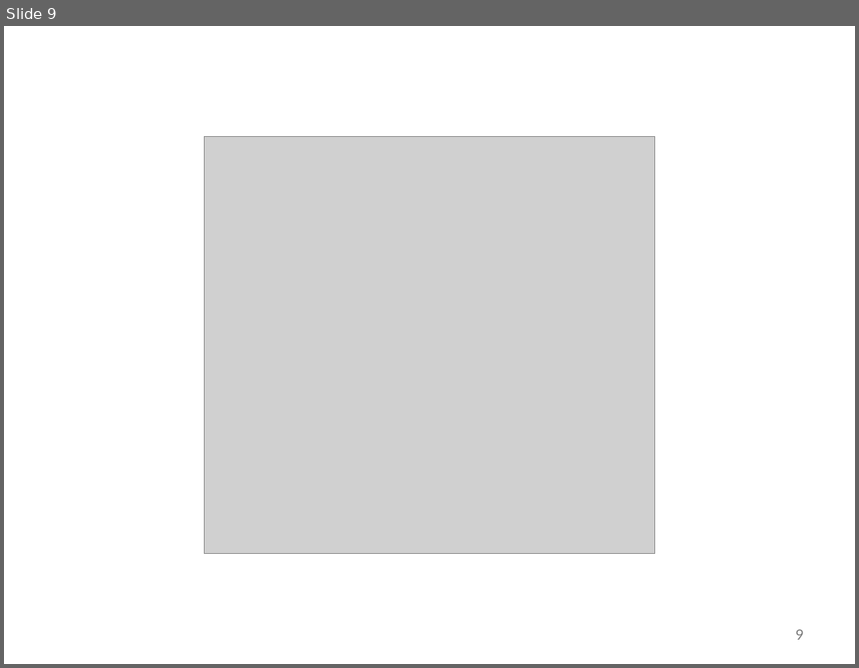
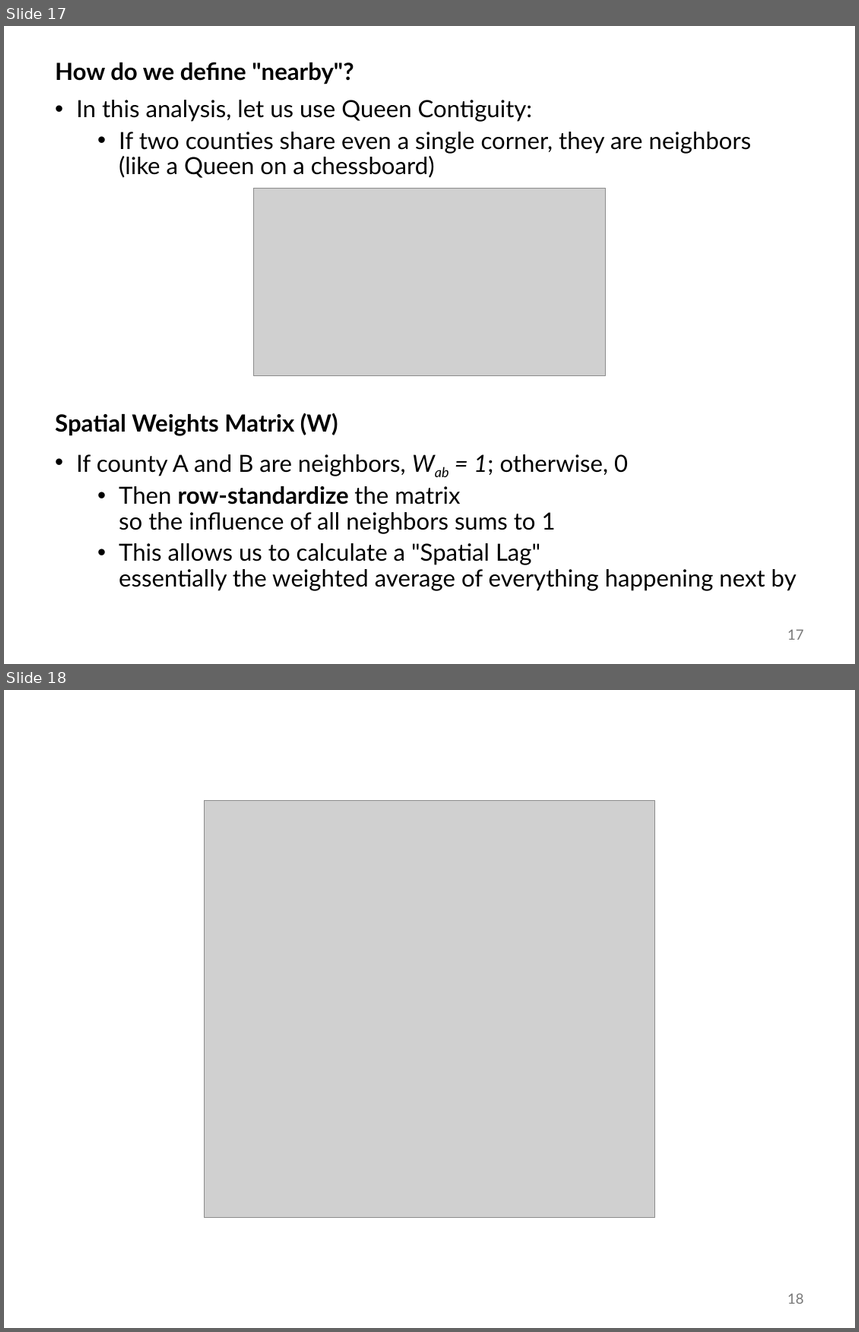
Before and after one commit to abuabara/abuabara.github.io, a slide deck: DAEN489S26/week13_slides.pptx. Shown one above the other, each under a label of ours: slide 9 before the commit, slides 17 and 18 after it. The pictures are 859x668 and 859x1332 pixels, drawn with LibreOffice and Linux fonts; fonts in the diff are those of the drawing; grey boxes stand for pictures. Boxes give left, top, right and bottom in pixels: in the first picture for what was removed or moved away, otherwise in the second. Text is boxed around its words. In the diff, an @@ line names an element or a change of style, - is before the commit and + after.

```diff
--- a/DAEN489S26/week13_slides.pptx
+++ b/DAEN489S26/week13_slides.pptx
@@ slide 17 added at <box>4,26,855,664</box>, background #FFFFFF @@
@@ text added at <box>55,62,797,591</box>, 20 pt, text #000000 @@
+How do we define "nearby"?
+• In this analysis, let us use Queen Contiguity:
+  • If two counties share even a single corner, they are neighbors
+    (like a Queen on a chessboard)
+Spatial Weights Matrix (W)
+• If county A and B are neighbors, Wab = 1; otherwise, 0
+  • Then row-standardize the matrix
+    so the influence of all neighbors sums to 1
+  • This allows us to calculate a "Spatial Lag"
+    essentially the weighted average of everything happening next by
@@ picture added at <box>253,189,606,376</box> @@
@@ page number added at <box>788,629,804,640</box>, 12 pt, text #797979 @@
+17
@@ what was slide 9 is now slide 18 @@
@@ page number at <box>788,1293,804,1304</box>: text changed @@
-9
+18
```
Also in this commit, not shown: 9 slides changed, 18 other slides added, 19 slides removed, 2 other files.
